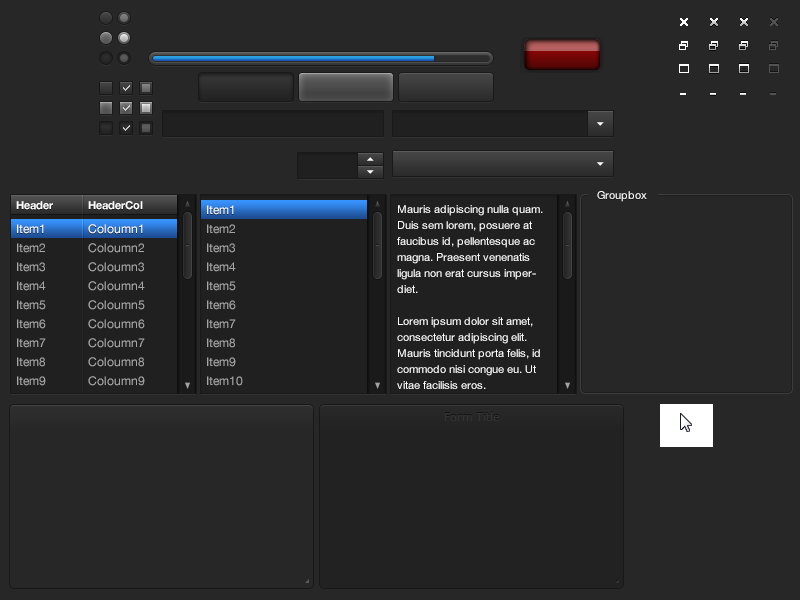
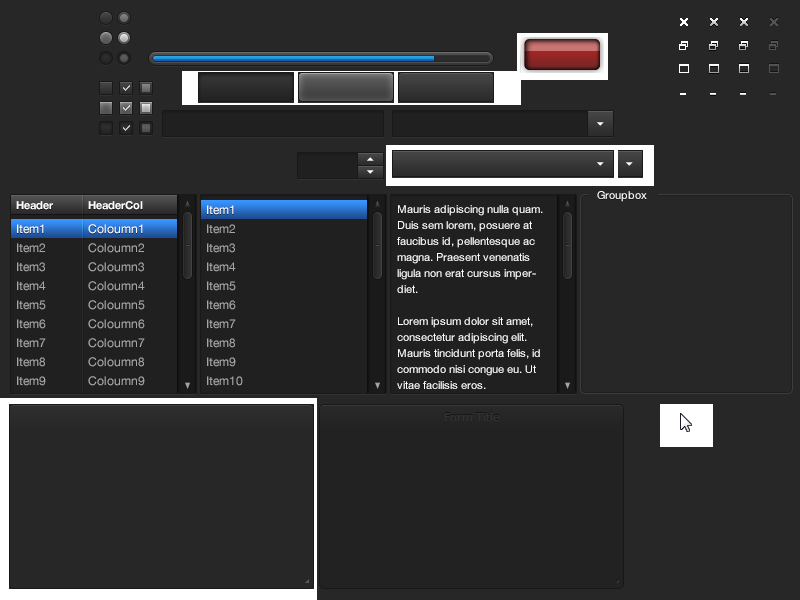
Layered file, before and after one edit (800 × 600). Changes by layer:
added layer "dropdown box arrow hover" above "dropdown box main normal" over (618, 150, 643, 178)
painted on "Minion-UI.png" over (0, 33, 654, 600)
